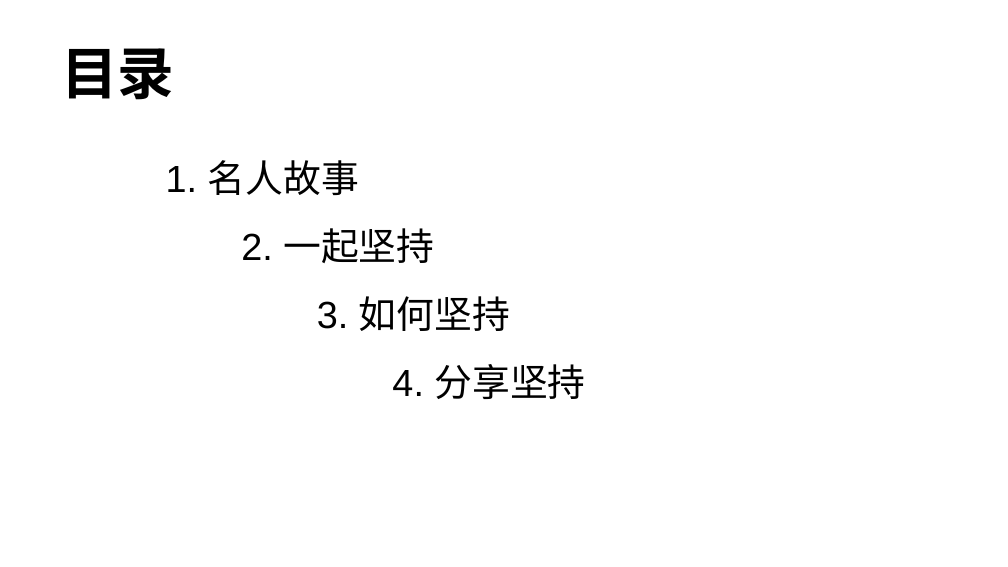
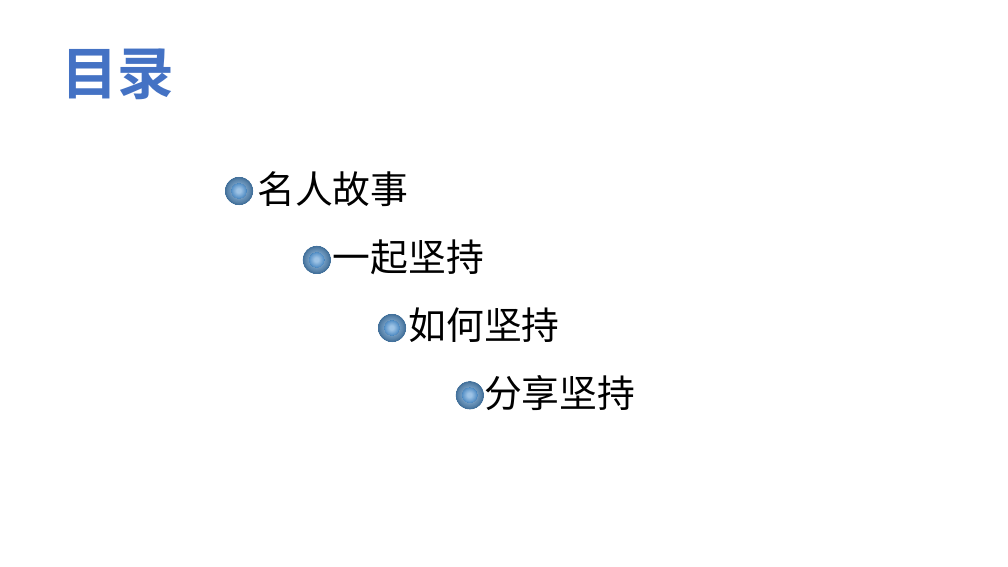
Before and after one commit to jeefies/ppt, a slide deck: slide 2 of 坚持.pptx. Drawn at 1008x567 pixels with LibreOffice and Linux fonts; fonts in the diff are those of the drawing. Boxes give left, top, right and bottom in pixels: in the first picture for what was removed or moved away, otherwise in the second. Text is boxed around its words. In the diff, an @@ line names an element or a change of style, - is before the commit and + after.

```diff
--- a/坚持.pptx
+++ b/坚持.pptx
@@ title "目录" at bbox=[61, 48, 174, 100]: text colour #000000 to gradient #203864 to #4472C4 to #8FAADC @@
@@ text at bbox=[257, 171, 635, 410]: text changed @@
-1. 名人故事
-2. 一起坚持
-3. 如何坚持
-4. 分享坚持
+名人故事
+一起坚持
+如何坚持
+分享坚持
@@ group added at bbox=[225, 178, 484, 409]: 8 ellipses @@
```
Also in this commit, not shown: 7 other slides changed, 1 slide added, 2 slides removed.
